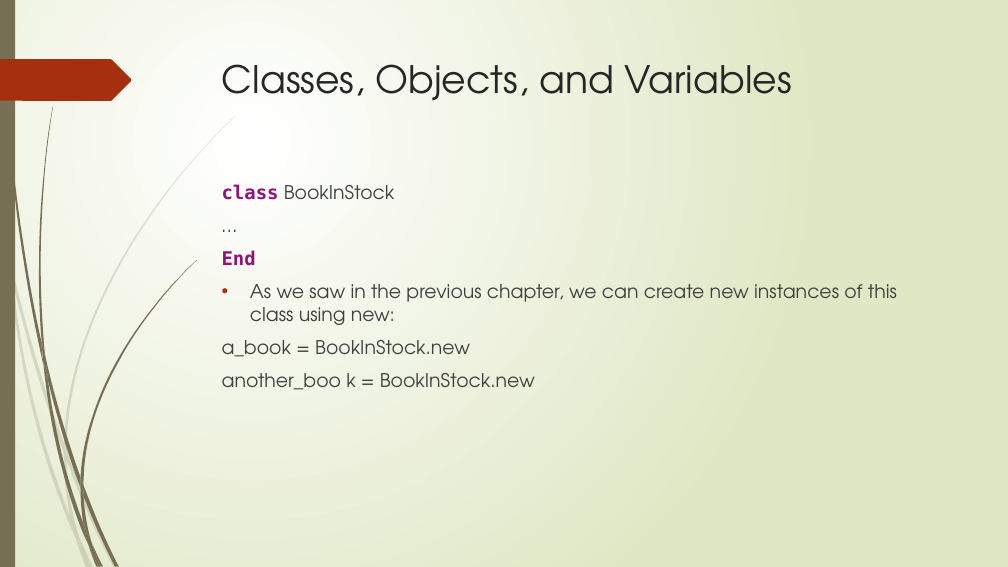
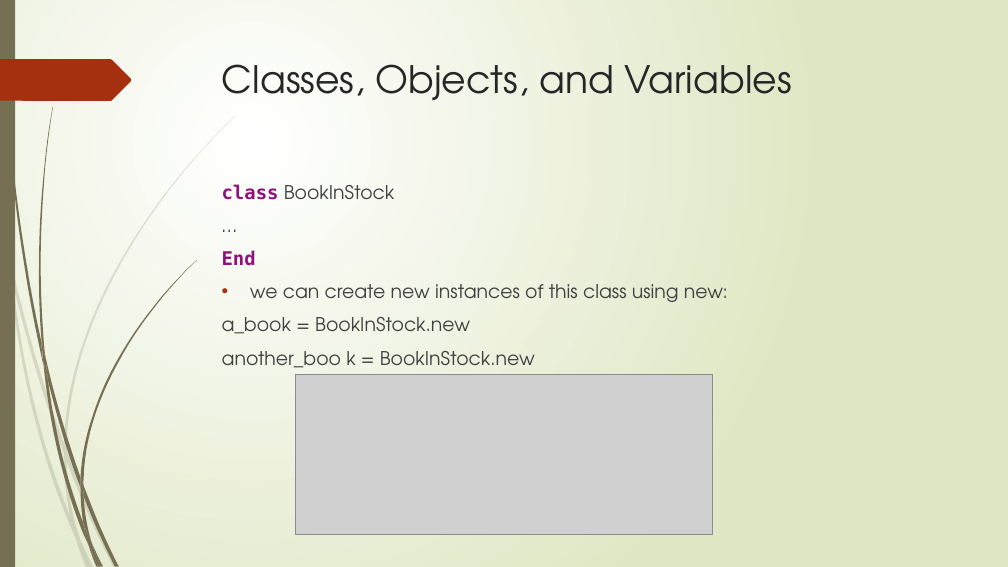
Before and after one commit to angelmoralesb/Fedesoft, a slide deck: slide 3 of ProyectoRuby/PresentacionRuby.pptx (slide 5 before the commit). Drawn at 1008x567 pixels with LibreOffice and Linux fonts; fonts in the diff are those of the drawing; grey boxes stand for pictures. Boxes give left, top, right and bottom in pixels: in the first picture for what was removed or moved away, otherwise in the second. Text is boxed around its words. In the diff, an @@ line names an element or a change of style, - is before the commit and + after.

```diff
--- a/ProyectoRuby/PresentacionRuby.pptx
+++ b/ProyectoRuby/PresentacionRuby.pptx
@@ text at [250,284,728,302]: text changed @@
-• As we saw in the previous chapter, we can create new instances of this class using new:
+• we can create new instances of this class using new:
@@ picture added at [296,374,713,534] @@
```
Also in this commit, not shown: 9 other slides changed, 30 slides added, 3 slides removed, 1 other file.
